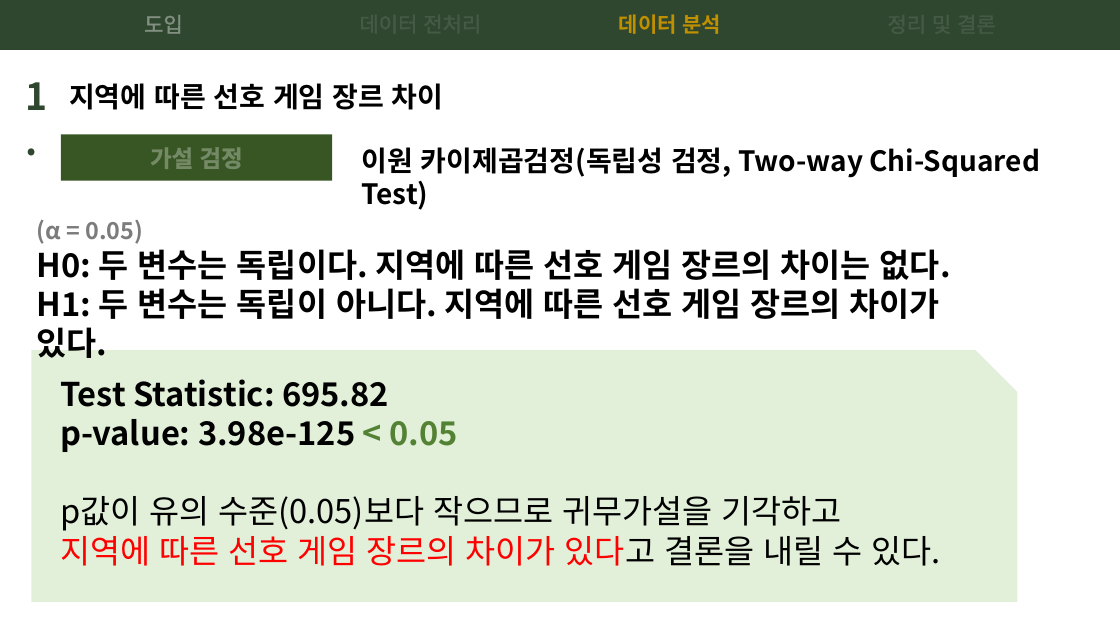
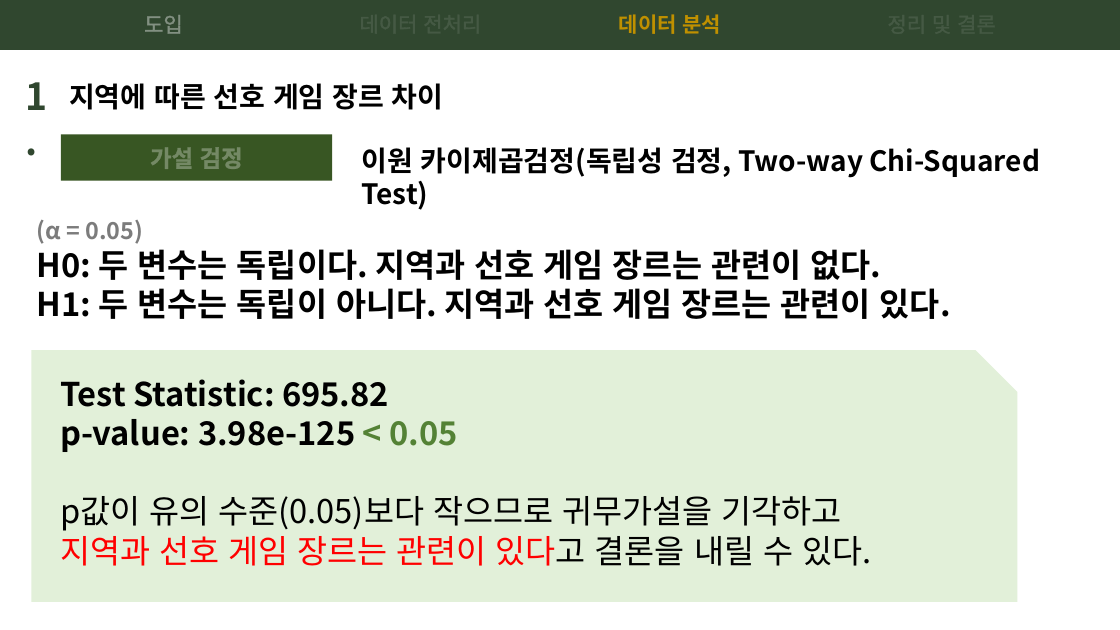
Before and after one commit to Hyet-p/project, a slide deck: slide 31 of 게임 데이터 분석/발표 슬라이드.pptx. Drawn at 1120x630 pixels with LibreOffice and Linux fonts; fonts in the diff are those of the drawing. Boxes give left, top, right and bottom in pixels: in the first picture for what was removed or moved away, otherwise in the second. Text is boxed around its words. In the diff, an @@ line names an element or a change of style, - is before the commit and + after.

```diff
--- a/게임 데이터 분석/발표 슬라이드.pptx
+++ b/게임 데이터 분석/발표 슬라이드.pptx
@@ text at <box>37,243,951,319</box>: text changed @@
-H0: 두 변수는 독립이다. 지역에 따른 선호 게임 장르의 차이는 없다.
-H1: 두 변수는 독립이 아니다. 지역에 따른 선호 게임 장르의 차이가 있다.
+H0: 두 변수는 독립이다. 지역과 선호 게임 장르는 관련이 없다.
+H1: 두 변수는 독립이 아니다. 지역과 선호 게임 장르는 관련이 있다.
@@ text at <box>60,529,871,566</box>: text changed @@
-지역에 따른 선호 게임 장르의 차이가 있다고 결론을 내릴 수 있다.
+지역과 선호 게임 장르는 관련이 있다고 결론을 내릴 수 있다.
```
